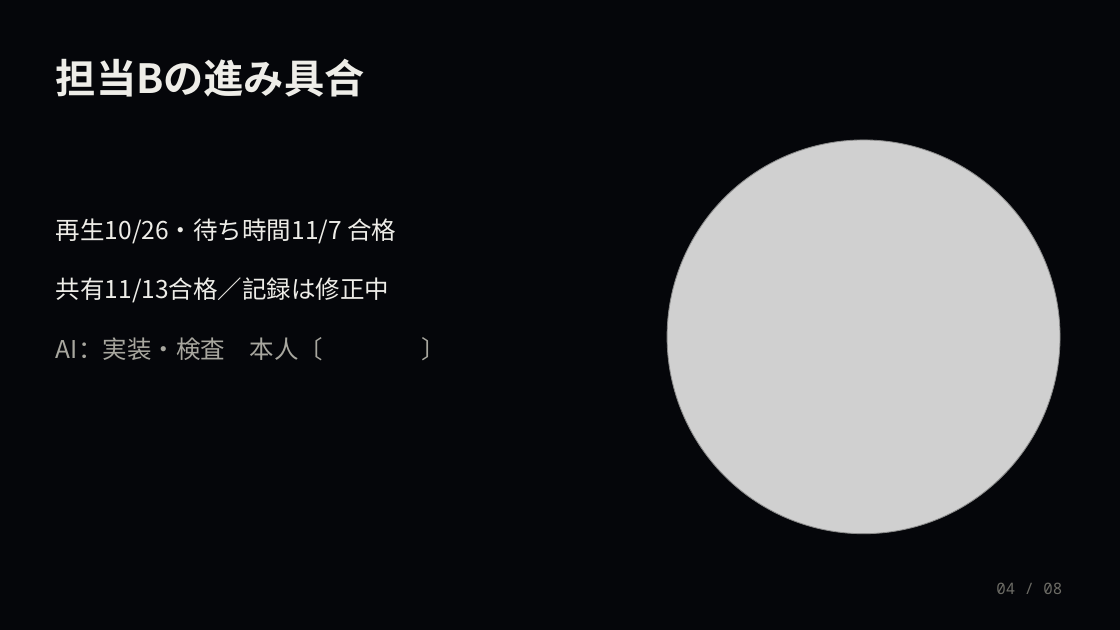
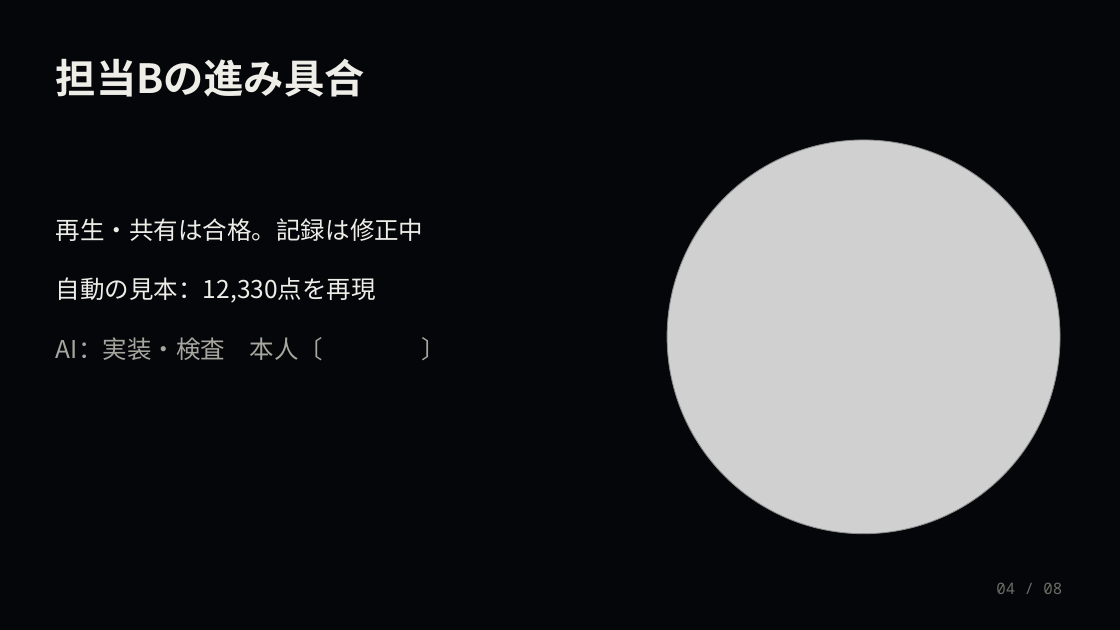
Before and after one commit to HAIGOOOOO/gravity-core, a slide deck: slide 4 of docs/notes/B/slides/GRAVITY_CORE_中間発表.pptx. Drawn at 1120x630 pixels with LibreOffice and Linux fonts; fonts in the diff are those of the drawing; grey boxes stand for pictures; background and template pictures are left out. Boxes give left, top, right and bottom in pixels: in the first picture for what was removed or moved away, otherwise in the second. Text is boxed around its words. In the diff, an @@ line names an element or a change of style, - is before the commit and + after.

```diff
--- a/docs/notes/B/slides/GRAVITY_CORE_中間発表.pptx
+++ b/docs/notes/B/slides/GRAVITY_CORE_中間発表.pptx
@@ text at bbox=[56, 218, 424, 241]: text changed @@
-再生10/26・待ち時間11/7 合格
+再生・共有は合格。記録は修正中
@@ text at bbox=[56, 277, 376, 303]: text changed @@
-共有11/13合格／記録は修正中
+自動の見本：12,330点を再現
```
Also in this commit, not shown: 6 other files.
